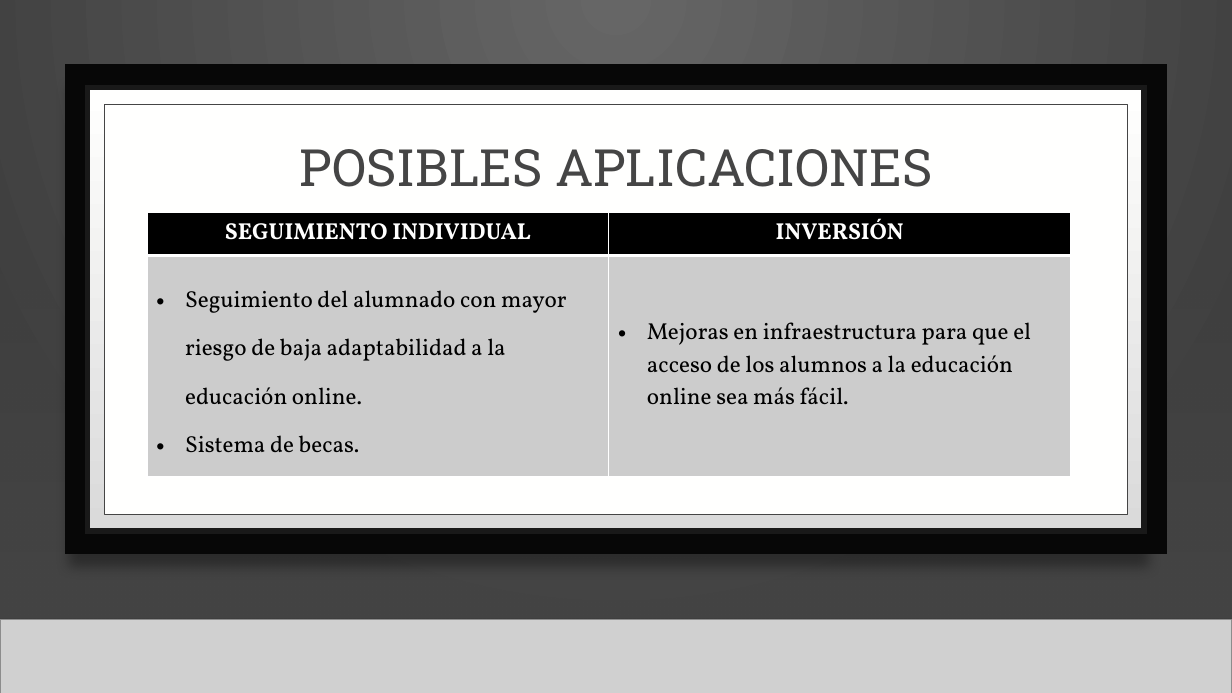
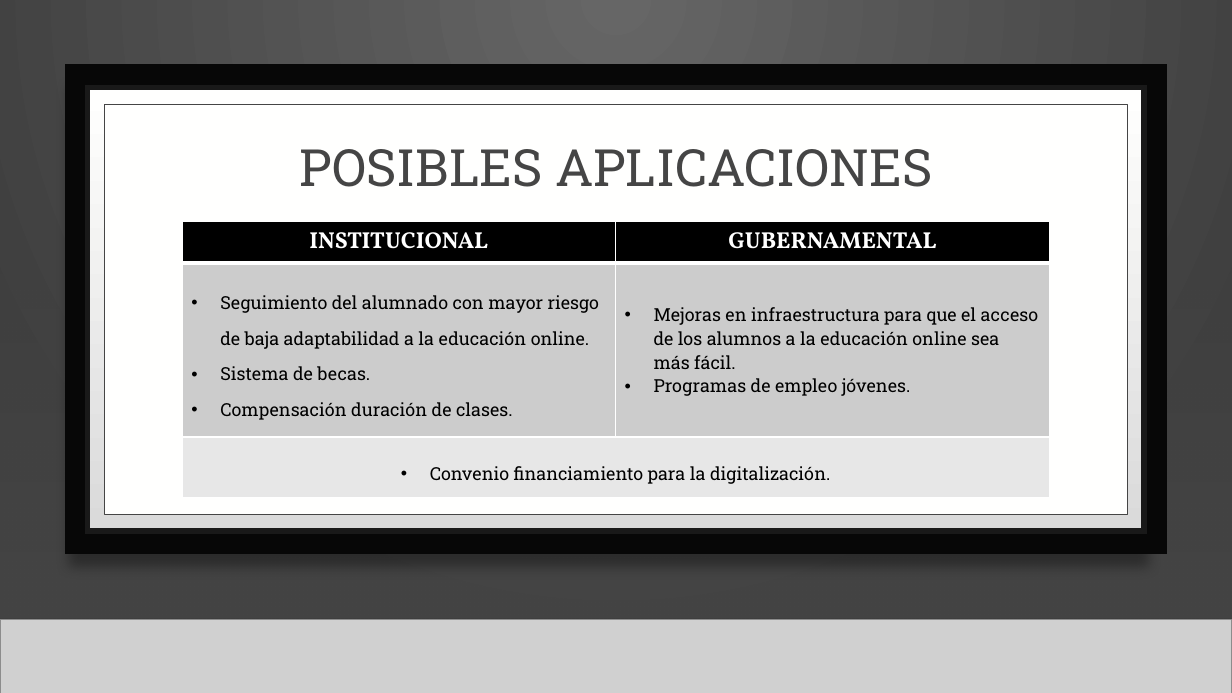
Before and after one commit to Matias-Ibarra/Proyecto_ML, a slide deck: slide 11 of docs/presentación.pptx. Drawn at 1232x693 pixels with LibreOffice and Linux fonts; fonts in the diff are those of the drawing; grey boxes stand for pictures; background and template pictures are left out. Boxes give left, top, right and bottom in pixels: in the first picture for what was removed or moved away, otherwise in the second. Text is boxed around its words. In the diff, an @@ line names an element or a change of style, - is before the commit and + after.

Commit message:
DIC01

```diff
--- a/docs/presentación.pptx
+++ b/docs/presentación.pptx
@@ table at [182, 222, 1050, 494] @@
-row 1: SEGUIMIENTO INDIVIDUAL | INVERSIÓN
-row 2: Seguimiento del alumnado con mayor riesgo de baja adaptabilidad a la educación online. / Sistema de becas. | Mejoras en infraestructura para que el acceso de los alumnos a la educación online sea más fácil.
+row 1: INSTITUCIONAL | GUBERNAMENTAL
+row 2: Seguimiento del alumnado con mayor riesgo de baja adaptabilidad a la educación online. / Sistema de becas. / Compensación duración de clases. | Mejoras en infraestructura para que el acceso de los alumnos a la educación online sea más fácil. / Programas de empleo jóvenes.
+row 3: Convenio financiamiento para la digitalización. | 
@@ table: place and size @@
-table at [147, 213, 1071, 477]
+table at [182, 222, 1050, 494]
```
Also in this commit, not shown: 6 other slides changed, 1 slide added, 1 slide removed.
